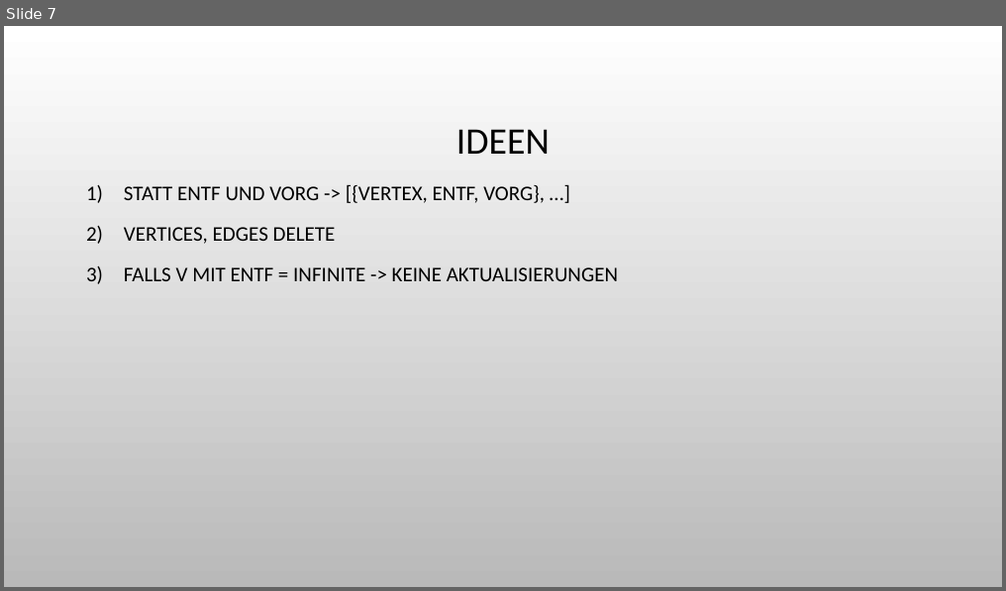
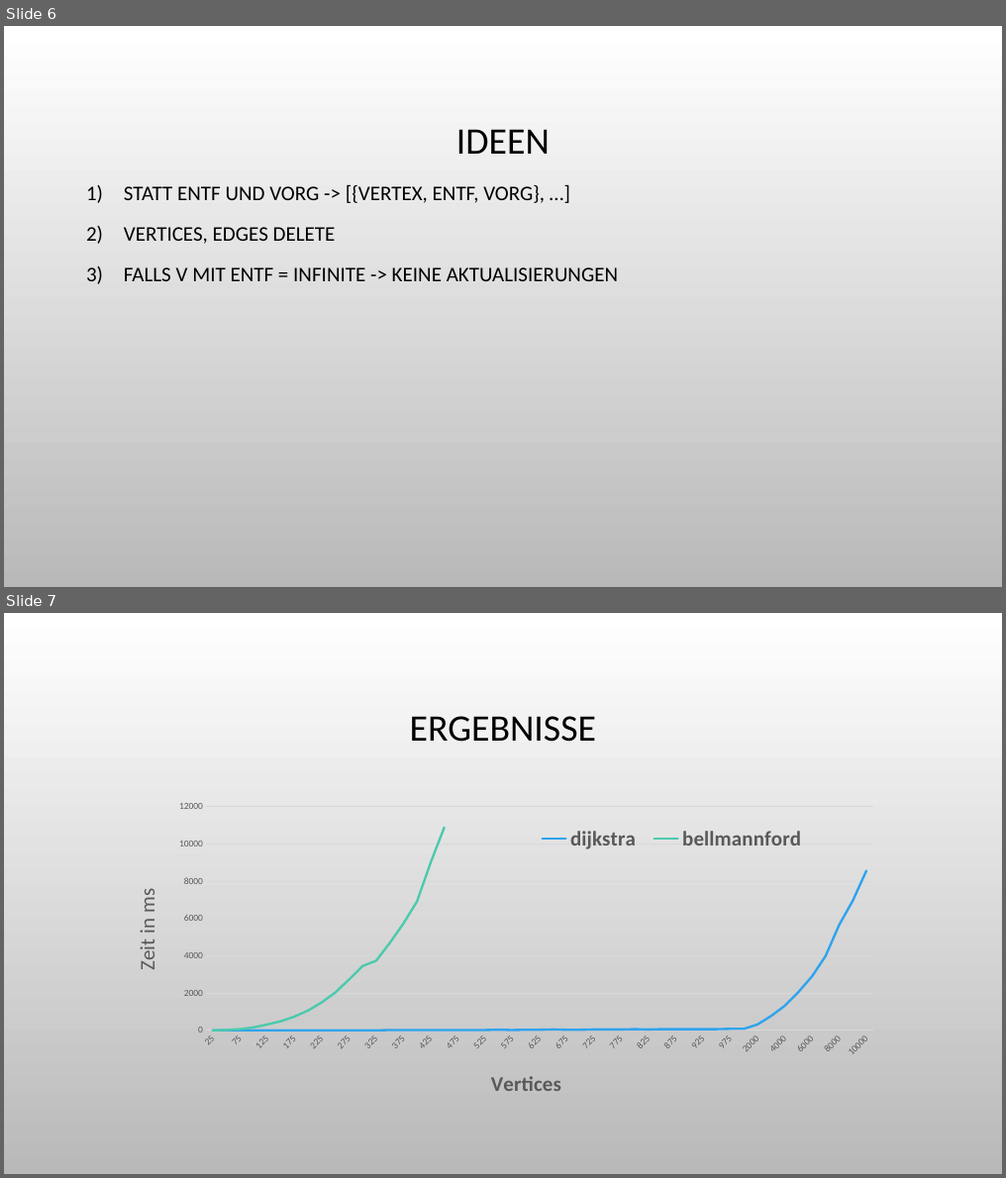
Before and after one commit to Shryne/GKA_Pruefung, a slide deck: GKA Aufgabe 2.pptx. Shown one above the other, each under a label of ours: slide 7 before the commit, slides 6 and 7 after it. The pictures are 1006x591 and 1006x1178 pixels, drawn with LibreOffice and Linux fonts; fonts in the diff are those of the drawing; background and template pictures are left out. Boxes give left, top, right and bottom in pixels: in the first picture for what was removed or moved away, otherwise in the second. Text is boxed around its words. In the diff, an @@ line names an element or a change of style, - is before the commit and + after.

```diff
--- a/GKA Aufgabe 2.pptx
+++ b/GKA Aufgabe 2.pptx
@@ slide 7 added at [4,613,1002,1174], background gradient #FFFFFF to #B9B9B9 @@
@@ title added at [410,716,596,742], 36 pt, text #000000 @@
+ERGEBNISSE
@@ line chart added at [117,794,889,1156] @@
+categories: 25, 50, 75, 100, 125, 150, 175, 200, 225, 250, 275, 300, 325, 350, 375, 400, 425, 450, 475, 500, 525, 550, 575, 600, 625, 650, 675, 700, 725, 750, 775, 800, 825, 850, 875, 900, 925, 950, 975, 1000, 2000, 3000, 4000, 5000, 6000, 7000, 8000, 9000, 10000
+dijkstra: 0, 0, 0, 0, 0, 0, 0, 0, 0, 0, 0, 0, 0, 0, 0, 0, 0, 0, 0, 0, 0, 0, 0, 0, 0, 0, 0, 0, 0, 0, 0, 100, 0, 100, 100, 100, 100, 100, 100, 100, 300, 800, 1300, 2000, 2900, 4000, 5700, 7000, 8600
+bellmannford: 0, 0, 100, 200, 300, 500, 700, 1100, 1500, 2000, 2700, 3500, 3700, 4700, 5700, 6900, 9000, 10900, -, -, -, -, -, -, -, -, -, -, -, -, -, -, -, -, -, -, -, -, -, -, -, -, -, -, -, -, -, -, -
@@ what was slide 7 is now slide 6 @@
```
Also in this commit, not shown: 1 slide changed, 2 other slides added, 1 slide removed, 10 other files.
